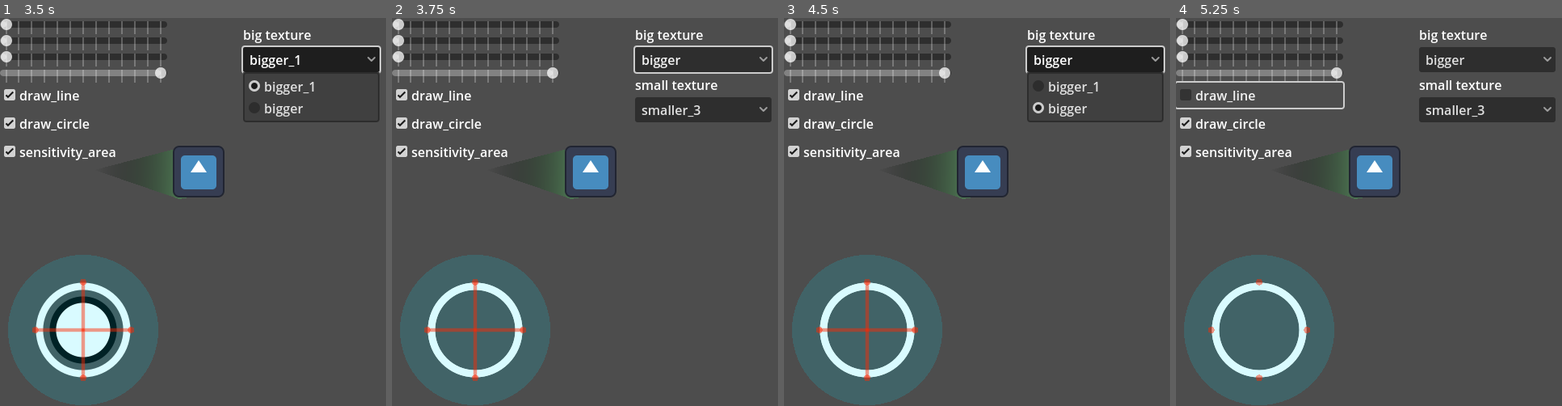
Above: before the commit, frames 1-4 (left to right).
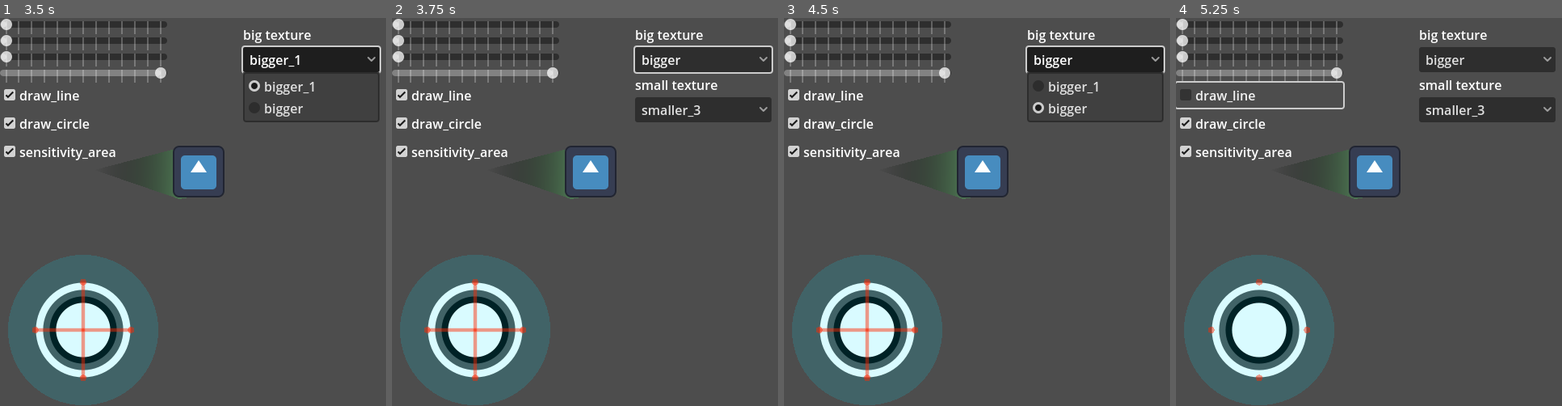
Above: after the commit, the same moments.

Repository: JstnJrg/Godot_multidirectional_joystick
Game: Godot game, scene res://examples/4 direction.tscn
The game is run twice, just before and just after one commit, with the same random seed, the same clock (stepped at 60 frames per second) and the same inputs. The engine's default icon, where the game draws it, is replaced by a stand-in: a white triangle on a blue panel in a dark square.
Inputs:
- Up to frame 1 (3.5 s): click "draw_line" at 0.5 s; click "draw_circle" at 1.25 s; click "sensitivity_area" at 2 s; click "bigger_1" at 2.75 s
- Up to frame 2 (3.75 s): click "smaller_3" at 3.5 s
- Up to frame 3 (4.5 s): click "bigger" at 4.25 s
- Up to frame 4 (5.25 s): click "draw_line" at 5 s

Frame 1 is identical in both runs. In frame 2, 2.5% of the frame differs, in the area x 9-34%, y 68-93%; in frame 3, 2.5%; in frame 4, 2.5%.

Commit message:
Add files via upload

Diff:
--- a/examples/120 direction.tscn
+++ b/examples/120 direction.tscn
@@ -40,7 +40,7 @@
 		var k := metadata.begins_with(\"b\")
 
 		if metadata.is_empty(): return
-		joystick.set(\"bigger_texture\" if k else \"small_texture\",load(metadata))
+		joystick.set(\"bigger_texture\" if op_button.bigger else \"small_texture\",load(metadata))
 
 	joystick.joystick_change.connect(change_direction)
 	sensitivity_area.value_changed.connect(func(value): joystick.sensitivity_area = value)
--- a/examples/4 direction.tscn
+++ b/examples/4 direction.tscn
@@ -40,7 +40,7 @@
 		var k := metadata.begins_with(\"b\")
 
 		if metadata.is_empty(): return
-		joystick.set(\"bigger_texture\" if k else \"small_texture\",load(metadata))
+		joystick.set(\"bigger_texture\" if op_button.bigger else \"small_texture\",load(metadata))
 
 	joystick.joystick_change.connect(change_direction)
 	sensitivity_area.value_changed.connect(func(value): joystick.sensitivity_area = value)
